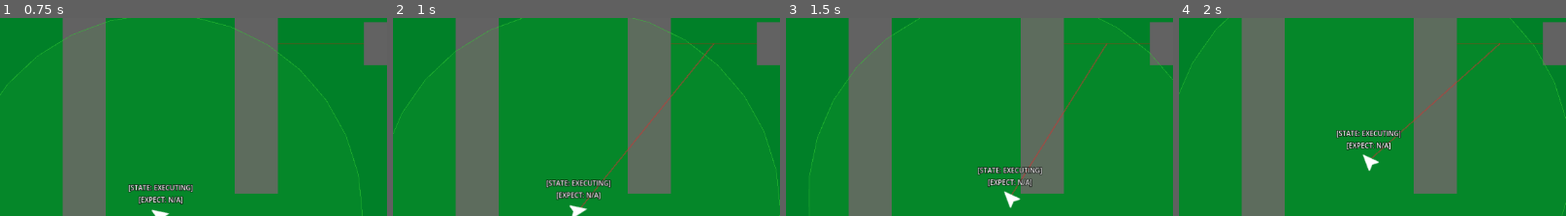
Above: before the commit, frames 1-4 (left to right).
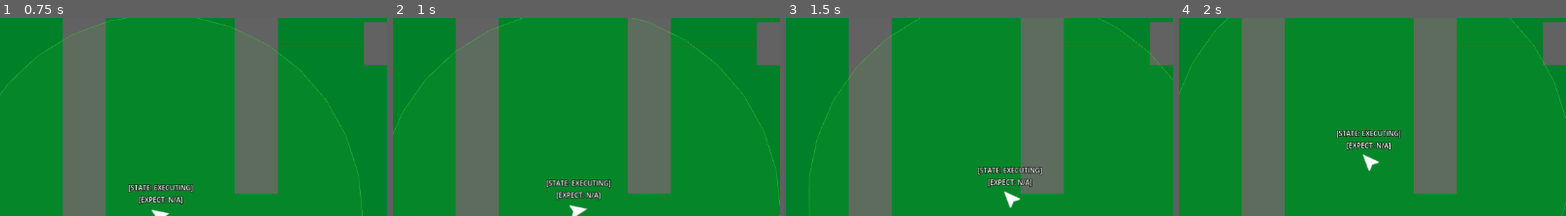
Above: after the commit, the same moments.

Repository: Foolminate/lima-charlie
Game: Godot game, scene res://levels/test_arena.tscn
The game is run twice, just before and just after one commit, with the same random seed, the same clock (stepped at 60 frames per second) and the same inputs.
Inputs (mouse positions are % of the whole screen's width and height, from its top left):
- Up to frame 1 (0.75 s): tap Enter at 0.5 s; move the mouse to (72, 40) at 0.52 s; click (72, 40) at 0.67 s
- Up to frame 2 (1 s): no input
- Up to frame 3 (1.5 s): move the mouse to (30, 51) at 1.27 s; click (30, 51) at 1.42 s
- Up to frame 4 (2 s): no input
The pictures show only the part of the screen within x 14-64%, y 33-83%; the shares and areas given below are measured in that part.

Frame 1 is identical in both runs. In frame 2, 0.4% of the frame differs, in the area x 48-83%, y 12-97%; in frame 3, 0.3%; in frame 4, 0.3%.

Commit message:
sitrep draws from blackboard

Diff:
--- a/core/global_blackboard.gd
+++ b/core/global_blackboard.gd
@@ -1,6 +1,24 @@
 extends Node
 
 # A reference to global game state
+
+# Squads format:
+# {
+#   "id": {
+#     "members": Array[Node2D],
+#     "location": String,
+#     "rally_point": String,
+#     "last_objective": String,
+#     "objective_status": String,
+#     "current_objective": String,
+#     "objective_location": Vector2,
+#     "doctrine": String,
+#     "previous_command": String,
+#     "expectation": String,
+#     "outcome": String
+#   }
+# }
+var squads: Dictionary = {}
 
 # Stores known entities (Threats, POIs, Assets).
 # Format: { "entity_id": { "location": Vector2, "type": EntityType, "reporter": String } }
@@ -16,18 +34,32 @@
 	mission_objectives[objective_id] = status
 	objective_updated.emit(objective_id, status)
 
-func register_intel(entity_id: String, entity_type: Tactical.Entity, location: Vector2, reporter: String, importance: Tactical.Importance = Tactical.Importance.LOW) -> void:
-	tactical_memory[entity_id] = {
-		"location": location,
-		"type": entity_type,
-		"reporter": reporter,
-		"importance": importance,
-		"timestamp": Time.get_ticks_msec()
+func register_intel(entity: Node2D) -> void:
+	tactical_memory[entity.id] = {
+		"node_ref": weakref(entity),
+		"is_visible": true,
+		"type": entity.type,
+		"status": "",
+		"last_tags": "",
+		"last_position": Vector2.ZERO,
+		"intel_seen": 0.0,
 	}
-	intel_updated.emit(entity_id, entity_type, location, reporter)
+
+	intel_updated.emit(entity.id)
+
+func persist_intel(entity) -> void:
+	var entity_id: String = entity.id
+	var memory = tactical_memory.get(entity_id, null)
+	if memory == null: return
+
+	memory["is_visible"] = false
+	memory["status"] = entity.status
+	memory["last_tags"] = entity.get_tags()
+	memory["last_position"] = entity.global_position
+	memory["intel_seen"] = Time.get_ticks_msec()
 
 # Called before compiling a SITREP, minimises TOON tokens by removing stale or low-importance intelligence.
-func prune_stale_memory(max_base_age_msec: int) -> void:
+func prune_stale_memory(max_base_age_msec: int = 300_000) -> void:
 	var current_time = Time.get_ticks_msec()
 	var keys_to_remove = []
 
--- a/entities/hazards/dummy_hazard.gd
+++ b/entities/hazards/dummy_hazard.gd
@@ -1,5 +1,9 @@
 extends Node2D
 
+@export var id: String = "dummy_hazard_1"
+@export var status: String = "ARMED"
+@export var type: String = "Hazard"
+@export var tags: Array[String] = ["EXPLOSIVE", "Hazard:DISARM"]
 @onready var area: Area2D = $Area2D
 
 func _ready() -> void:
@@ -9,3 +13,6 @@
 	if body.has_method("trigger_hazard"):
 		print("HAZARD: Triggered by %s" % body.name)
 		body.trigger_hazard(self)
+
+func get_tags() -> String:
+	return ", ".join(tags)
--- a/entities/units/perception.gd
+++ b/entities/units/perception.gd
@@ -21,13 +21,21 @@
 	detected_entities.erase(body)
 
 func _on_area_entered(area: Area2D) -> void:
-	var dir: String = get_cardinal_direction(area.global_position)
+	var dir: String = get_semantic_vector(area.global_position)
 	print("PERCEPTION: Detected %s at %s" % [area.name, dir])
-	detected_entities.append(area)
-	print(Sitrep.compile(owner,owner.fsm.State.keys()[owner.fsm.current_state], "Success", "Reach destination undetected"))
+	# detected_entities.append(area)
+	GlobalBlackboard.register_intel(area.owner)
+	print(Sitrep.compile(owner))
 
 func _on_area_exited(area: Area2D) -> void:
-	detected_entities.erase(area)
+	# detected_entities.erase(area)
+	GlobalBlackboard.persist_intel(area.owner)
+
+func get_semantic_vector(target_global_pos: Vector2) -> String:
+	var dir: String = get_cardinal_direction(target_global_pos)
+	var dist_pixels: float = owner.global_position.distance_to(target_global_pos)
+	var dist_meters: int = int(dist_pixels / 30.0) # Assuming 30 pixels = 1 meter
+	return "%s_%dm" % [dir, dist_meters]
 
 func get_cardinal_direction(target_global_pos: Vector2) -> String:
 	var angle: float = global_position.direction_to(target_global_pos).angle()
--- a/entities/units/tactical_unit.gd
+++ b/entities/units/tactical_unit.gd
@@ -1,5 +1,10 @@
 extends CharacterBody2D
 
+@export var id: String = "viper_1"
+@export var squad: String = "ALPHA"
+@export var type: String = "TacticalUnit"
+@export var health: int = 100
+@export var tags: String = "Rifleman, Stealth, SKL:DISARM"
 @export var movement_speed: float = 150.0
 
 @onready var sprite: Sprite2D = $Sprite2D
@@ -7,10 +12,47 @@
 @onready var state_label: Label = $DebugCanvas/StateLabel
 @onready var expect_label: Label = $DebugCanvas/ExpectLabel
 @onready var fsm: UnitFSM = $UnitFSM
-
+# {
+#   "squad_id": {
+#     "members": Array[Node2D],
+#     "location": String,
+#     "rally_point": String,
+#     "last_objective": String,
+#     "objective_status": String,
+#     "current_objective": String,
+#     "objective_location": Vector2,
+#     "doctrine": String,
+#     "previous_command": String,
+#     "expectation": String,
+#     "outcome": String
+#   }
+# }
 func _ready() -> void:
 	call_deferred("_actor_setup")
 	fsm.state_changed.connect(_on_state_changed)
+	var squad_data: Variant = GlobalBlackboard.squads.get(squad, null)
+
+	if squad_data != null:
+		squad_data["members"].append(self)
+		return
+
+	# TODO: create an object for this nonsense.
+	squad_data = {
+		"members": [self],
+		"location": "Sector_7",
+		"rally_point": "Point_A",
+		"last_objective": "Infiltrate_Compound",
+		"objective_status": "SUCCESS",
+		"current_objective": "Defuse_Bomb",
+		"objective_location": Vector2(500, -200),
+		"next_objective": "Extract_VIP",
+		"doctrine": "STEALTH",
+		"previous_command": "MOVE",
+		"expectation": "Approach the objective without breaking stealth",
+		"outcome": "SUCCESS",
+	}
+
+	GlobalBlackboard.squads[squad] = squad_data
 
 func _physics_process(_delta: float) -> void:
 	# Stop if we've reached the target
@@ -39,6 +81,9 @@
 		fsm.change_state(fsm.State.INTERRUPTED)
 		nav_agent.target_position = global_position
 
+func get_status() -> String:
+	return fsm.State.keys()[fsm.current_state]
+
 func _actor_setup() -> void:
 	# Wait for the NavigationServer to sync.
 	await get_tree().process_frame
--- a/llm_bridge/sitrep.gd
+++ b/llm_bridge/sitrep.gd
@@ -1,46 +1,77 @@
 class_name Sitrep
 extends Node
 
-# SITREP Syntax:
-# SQUAD:[ID|State] @[Zone] RALLY:[Point_A] ASSETS:[Sniper,Tank,Medic]
-# VIS:[ObjID(Dist,Dir,Type,Status)]
-# RESULT:[Success/Interrupt_Reason] (PREV_EXPECT:[String from last CMD])
-static func compile(unit: Node2D, current_state: String, last_result: String, prev_expect: String) -> String:
-	var sitrep: String = "<TOON>\n"
+# Builds a squad's structured situation report string, based on member states and perception data.
+static func compile(unit: Node2D) -> String:
+	var squad: Dictionary = GlobalBlackboard.squads.get(unit.squad, null)
+	if squad == null: return ""
+
+	var sitrep: String = ""
+	var objective_vector: String = get_semantic_vector(unit.global_position, squad["objective_location"])
 
 	# 1. SQUAD HEADER
-	# TODO: Replace with data from GlobalBlackboard.
-	var unit_id = unit.name
-	sitrep += "SQUAD:[%s|%s] @[Sector_7] RALLY:[Alpha] ASSETS:[%s]\n" % [unit_id, current_state, unit_id]
+	sitrep += "SQUAD:%s | @%s | RALLY:%s\n" % [unit.squad, squad["location"], squad["rally_point"]]
+	sitrep += "OBJECTIVE:1.%s:%s | 2.%s:%s | 3.%s\n" % [squad["last_objective"], squad["objective_status"], squad["current_objective"], objective_vector, squad["next_objective"]]
+	sitrep += "DOCTRINE:%s\n" % squad["doctrine"]
+	sitrep += "PREVIOUS:%s | EXPECT:%s | RESULT:%s\n\n" % [squad["previous_command"], squad["expectation"], squad["outcome"]]
+
+	# 2. SQUAD STATUS
+	# |ID| HEALTH | AMMO | STATUS | TAGS/SKILLS |
+	sitrep += "| ID | HEALTH | AMMO | STATUS | TAGS/SKILLS |\n|---|---|---|---|---|\n"
+	for member in squad["members"]:
+		sitrep += "| %s | %d | %s | %s | %s |\n" % [member.id, member.health, "High", member.get_status(), member.tags]
 
 	# 2. VISIBILITY (Perception Data)
-	sitrep += "VIS:["
-	var perception_node = unit.get_node_or_null("Perception")
+	# | ID | VECTOR | LOS | STATUS | TAGS |
+	sitrep += "\n| ID | VECTOR | LOS | STATUS | TAGS |\n|---|---|---|---|---|\n"
+	var memory: Dictionary = GlobalBlackboard.tactical_memory
+	var entities: String = ""
 
-	if perception_node and perception_node.detected_entities.size() > 0:
-		var vis_strings: Array[String] = []
-		for entity in perception_node.detected_entities:
-			if not is_instance_valid(entity): continue
+	for entity_id in memory.keys():
+		var entity_info = memory[entity_id]
+		var entity = entity_info["node_ref"].get_ref()
 
-			# Assuming 30 pixels = 1 meter
-			var dist_pixels = unit.global_position.distance_to(entity.global_position)
-			var dist_meters = int(dist_pixels / 30.0)
+		if entity_info["is_visible"]:
+			entities += "| %s | %s | Visible | %s | %s |\n" % [
+				entity_id,
+				get_semantic_vector(unit.global_position, entity.global_position),
+				entity.status,
+				entity.get_tags(),
+			]
+		if not entity_info["is_visible"]:
+			var elapsed_time: int = ceil((Time.get_ticks_msec() - entity_info["intel_seen"]) / 1000.0)
 
-			var dir = perception_node.get_cardinal_direction(entity.global_position)
+			entities += "| %s | %s | %s | %s | %s |\n" % [
+				entity_id,
+				get_semantic_vector(unit.global_position, entity_info["last_position"]),
+				str(elapsed_time) + "s",
+				entity_info["status"],
+				entity_info["last_tags"],
+			]
 
-			var type = "Hazard" if entity is Area2D else "Unknown"
+	if entities == "":
+		sitrep += "| None | | | | |\n"
+	else:
+		sitrep += entities
 
-			# Format: ObjID(Dist,Dir,Type,Status)
-			# TODO: formalise object metadata and status
-			vis_strings.append("%s(%dm,%s,%s,Active)" % [entity.name, dist_meters, dir, type])
+	return sitrep
 
-		sitrep += ",".join(vis_strings)
-	else:
-		sitrep += "CLEAR"
-	sitrep += "]\n"
+static func get_semantic_vector(from_pos: Vector2, to_pos: Vector2) -> String:
+	var dir: String = get_cardinal_direction(from_pos, to_pos)
+	var dist_pixels: float = from_pos.distance_to(to_pos)
+	var dist_meters: int = int(dist_pixels / 30.0) # Assuming 30 pixels = 1 meter
+	return "%s_%dm" % [dir, dist_meters]
 
-	# 3. RESULT & REFLECTION
-	sitrep += "RESULT:[%s] (PREV_EXPECT:[%s])\n" % [last_result, prev_expect]
+static func get_cardinal_direction(from_pos: Vector2, to_pos: Vector2) -> String:
+	var angle: float = from_pos.direction_to(to_pos).angle()
 
-	sitrep += "</TOON>"
-	return sitrep
+	# Evaluate clockwise from negative PI (West) wrapping around to positive PI (West)
+	if angle < -7 * PI / 8 or angle > 7 * PI / 8: return "W"
+	if angle < -5 * PI / 8: return "NW"
+	if angle < -3 * PI / 8: return  "N"
+	if angle <     -PI / 8: return "NE"
+	if angle <      PI / 8: return  "E"
+	if angle <  3 * PI / 8: return "SE"
+	if angle <  5 * PI / 8: return  "S"
+
+	return "SW"
Not shown, changed: GEMINI.md
